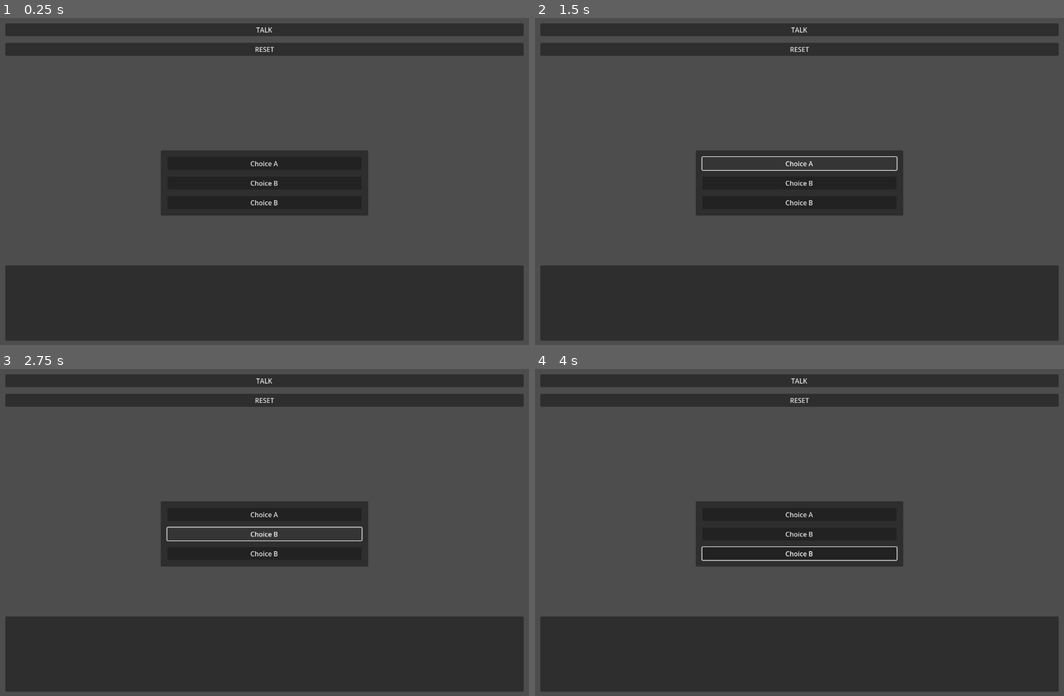
Above: before the commit, frames 1-4 (two rows, left to right).
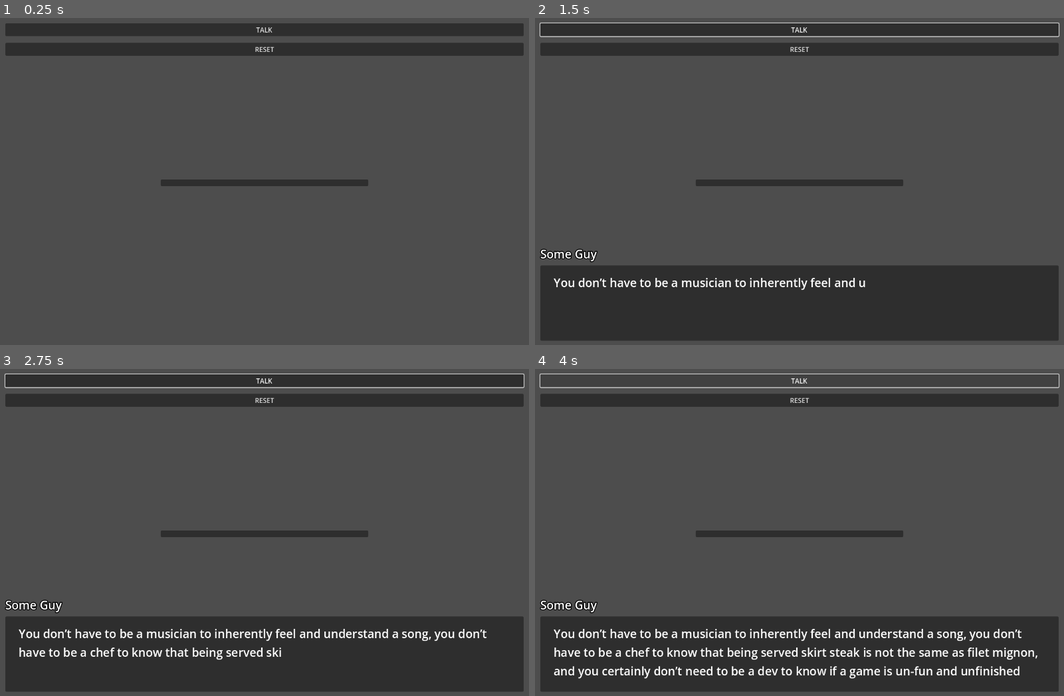
Above: after the commit, the same moments.

Repository: daredakke/dialogue-test
Game: Godot game, scene res://scenes/main.tscn
Same seed, same stepped clock (60 frames per second), same inputs: the game is played once before the commit and once after it.
Inputs (mouse positions are in pixels of both pictures, inside the frame that each line leads up to):
- Up to frame 1 (0.25 s): no input
- Up to frame 2 (1.5 s): click "TALK" at 0.5 s; click (799, 161) at 1.25 s, where only the run before the commit has a clickable "Choice A"
- Up to frame 3 (2.75 s): click (264, 532) at 2 s, where only the run before the commit has a clickable "Choice B"
- Up to frame 4 (4 s): click (799, 552) at 2.75 s, where only the run before the commit has a clickable "Choice B"; click "TALK" at 3.5 s

The runs differ from the first frame. In frame 1, 29% of the frame differs, in the area x 1-99%, y 40-99%; in frame 2, 7.1%; in frame 3, 8.7%; in frame 4, 11%.

Commit message:
Add choice button, add decision.gd
The decision component can now remove its contents.

Diff:
--- /dev/null
+++ b/scenes/choice_button.tscn
@@ -0,0 +1,9 @@
+[gd_scene load_steps=2 format=3 uid="uid://be0nww851t6ee"]
+
+[ext_resource type="Script" path="res://scripts/choice_button.gd" id="1_3xhtm"]
+
+[node name="ChoiceButton" type="Button"]
+text = "Choice"
+script = ExtResource("1_3xhtm")
+
+[connection signal="pressed" from="." to="." method="_on_pressed"]
--- a/scenes/main.tscn
+++ b/scenes/main.tscn
@@ -1,9 +1,11 @@
-[gd_scene load_steps=5 format=3 uid="uid://06gjwf65o842"]
+[gd_scene load_steps=7 format=3 uid="uid://06gjwf65o842"]
 
 [ext_resource type="Script" path="res://scripts/ui.gd" id="1_g6440"]
 [ext_resource type="Script" path="res://scripts/dialogue.gd" id="2_emj3n"]
 [ext_resource type="Script" path="res://scripts/play_button.gd" id="2_xso72"]
 [ext_resource type="Script" path="res://scripts/decision_panel.gd" id="4_o0jlr"]
+[ext_resource type="Script" path="res://scripts/decision.gd" id="4_pihk8"]
+[ext_resource type="PackedScene" uid="uid://be0nww851t6ee" path="res://scenes/choice_button.tscn" id="5_bgrmy"]
 
 [node name="Main" type="Node2D"]
 
@@ -128,6 +130,8 @@
 anchor_bottom = 1.0
 grow_horizontal = 2
 grow_vertical = 2
+mouse_filter = 2
+script = ExtResource("4_pihk8")
 
 [node name="DecisionPanel" type="Panel" parent="UI/Decision"]
 layout_mode = 1
@@ -160,17 +164,14 @@
 size_flags_vertical = 4
 theme_override_constants/separation = 16
 
-[node name="ChoiceButton" type="Button" parent="UI/Decision/DecisionPanel/DecisionMargin/DecisionVBox"]
+[node name="ChoiceButton" parent="UI/Decision/DecisionPanel/DecisionMargin/DecisionVBox" instance=ExtResource("5_bgrmy")]
 layout_mode = 2
-text = "Choice A"
 
-[node name="ChoiceButton2" type="Button" parent="UI/Decision/DecisionPanel/DecisionMargin/DecisionVBox"]
+[node name="ChoiceButton2" parent="UI/Decision/DecisionPanel/DecisionMargin/DecisionVBox" instance=ExtResource("5_bgrmy")]
 layout_mode = 2
-text = "Choice B"
 
-[node name="ChoiceButton3" type="Button" parent="UI/Decision/DecisionPanel/DecisionMargin/DecisionVBox"]
+[node name="ChoiceButton3" parent="UI/Decision/DecisionPanel/DecisionMargin/DecisionVBox" instance=ExtResource("5_bgrmy")]
 layout_mode = 2
-text = "Choice B"
 
 [connection signal="pressed" from="UI/Input/InputMargin/InputVBox/PlayButton" to="UI/Input/InputMargin/InputVBox/PlayButton" method="_on_pressed"]
 [connection signal="talking_to_npc" from="UI/Input/InputMargin/InputVBox/PlayButton" to="UI" method="_on_talking_to_npc"]
--- /dev/null
+++ b/scripts/choice_button.gd
@@ -0,0 +1,10 @@
+class_name ChoiceButton
+extends Button
+
+signal go_to_line_group(next_line_group)
+
+var next_line_group: int
+
+
+func _on_pressed() -> void:
+	self.go_to_line_group.emit(next_line_group)
--- /dev/null
+++ b/scripts/decision.gd
@@ -0,0 +1,16 @@
+class_name Decision
+extends Control
+
+@onready var decision_panel: DecisionPanel = $DecisionPanel
+@onready var decision_v_box: VBoxContainer = %DecisionVBox
+
+
+func _ready() -> void:
+	remove_choices()
+	decision_panel.set_height_and_position()
+
+
+func remove_choices() -> void:
+	for n in decision_v_box.get_children():
+		decision_v_box.remove_child(n)
+		n.queue_free()
--- a/scripts/dialogue.gd
+++ b/scripts/dialogue.gd
@@ -12,6 +12,7 @@
 
 
 func _ready() -> void:
+	self.visible = false
 	next_char_timer.wait_time = Globals.text_speed
 
 
